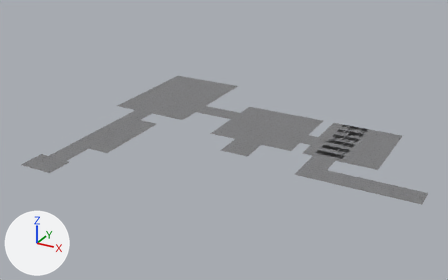
One commit to the FBX model Assets/Level_Design/Models/PrototypeLevels/Level0/Level0Roof.fbx: the scene before it, then after it.
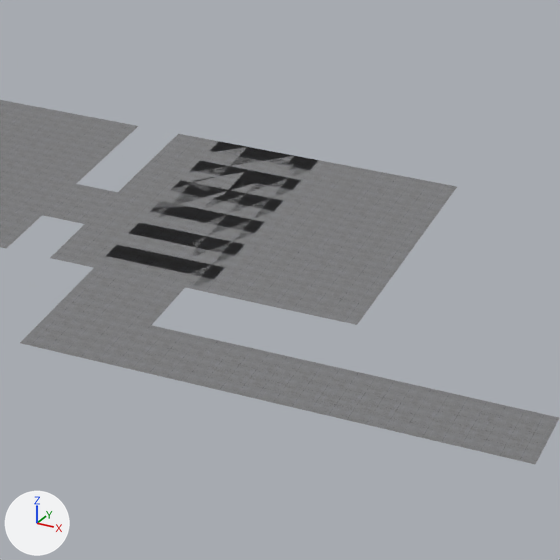
Old and new are each drawn whole from a camera (50 mm lens) standing at (16.0, -103.5, 58.9) and looking at (-44.9, 7.1, 3.6) and again close up on the part from 65% to 96% of the width and 32% to 82% of the height. The axes (+X, +Y, +Z) are drawn at lower left. The lights are the same throughout. Where no turn or scale is listed for an object, it has been applied to the vertices.

Names of what the first close-up shows: 'Level0Roof'.
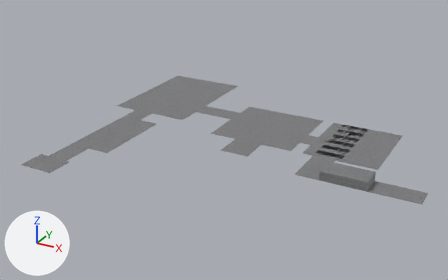
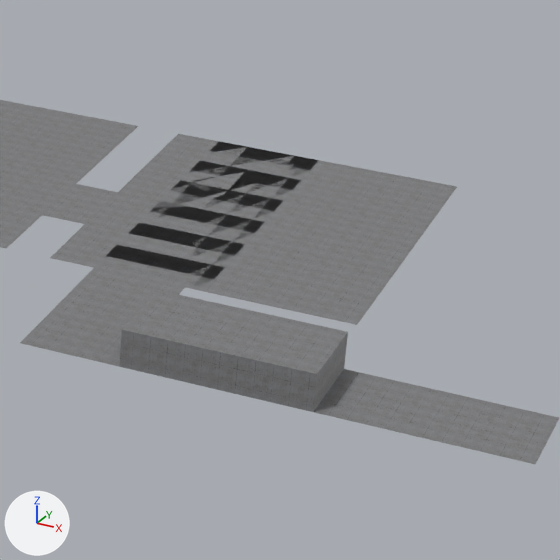
Where the change shows, as pixel boxes (x1, y1, x2, y2) in the close-ups (560 x 560 px):
part 1 of me_plane_002, built on
    both: (20, 268, 559, 464)

The edits, one by one:
me_plane_002 is used by ob_level0roof; location (0.0, 0.0, 3.0).
me_plane_002 had 49 vertices, 14 faces and spanned x -80.0..0.0, y -23.0..43.0, z 0.0.
me_plane_002 now has 59 vertices, 22 faces and spans x -80.0..0.0, y -23.0..43.0, z 0.0..2.0.
Part 1, on me_plane_002:
1 vertex is removed from x -20.0, y 0.0, z 0.0.
2 faces are deleted.
5 vertices are added at (-10.0, 0.0, 0.0), (-19.8, 0.0, 0.0), (-10.2, 0.0, 0.0), (-19.8, 0.0, 2.0), (-10.2, 0.0, 2.0).
6 new vertices lie (0.0, 5.0, 0.0) away from vertices in x -25.0..-10.0, y 0.0, z 0.0..2.0.
10 new faces join them.
